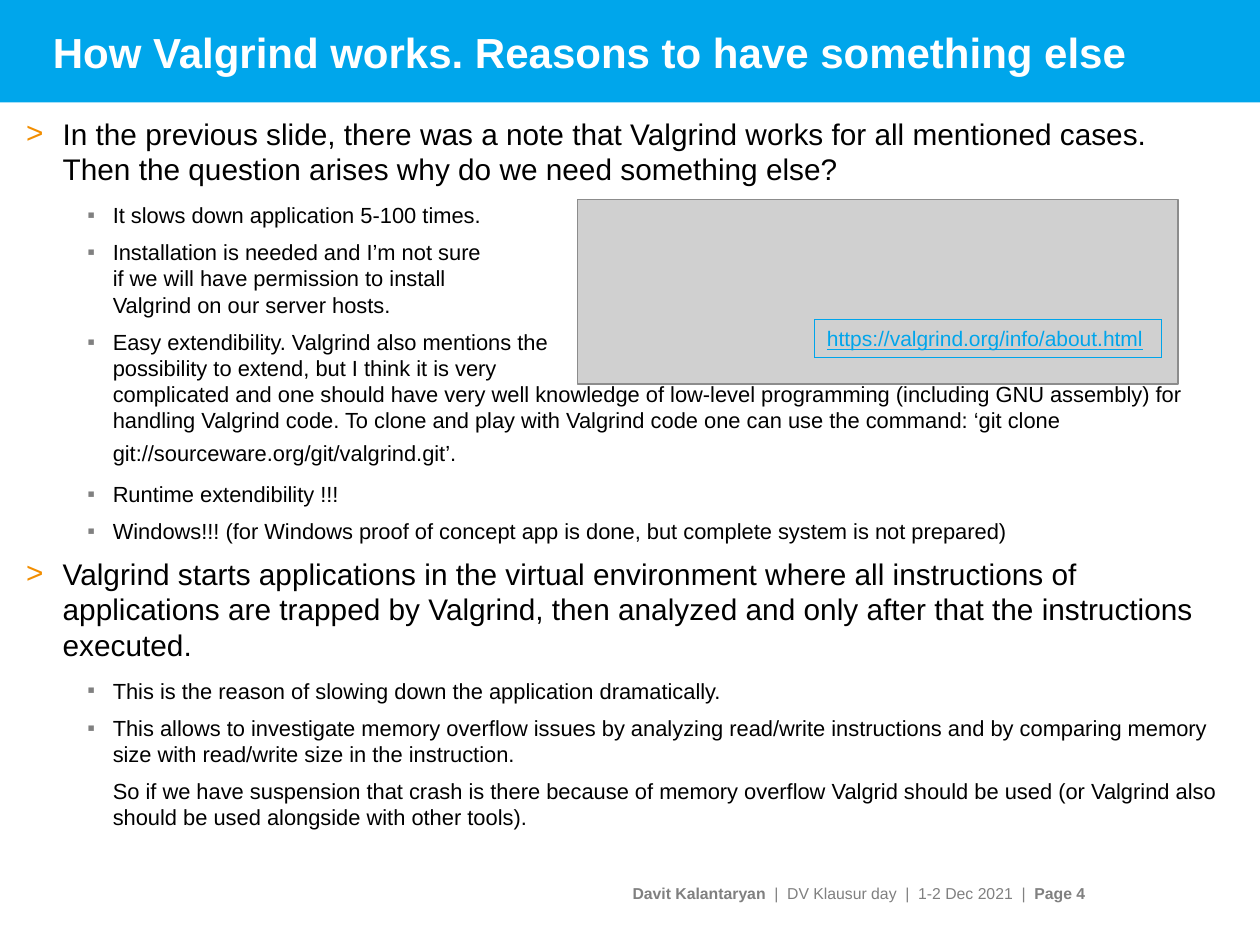
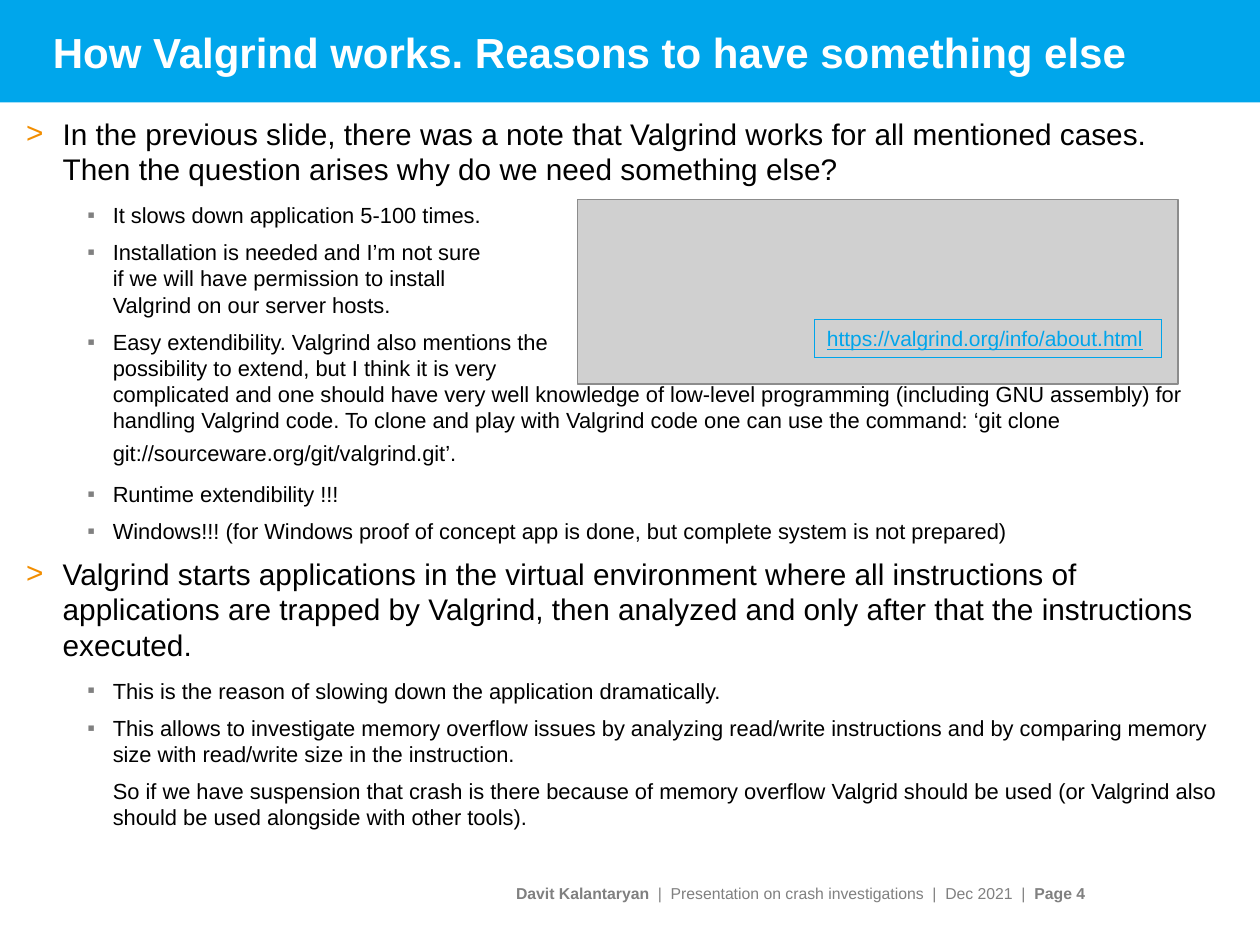
Before and after one commit to davitkalantaryan/old-crash_investigator, a slide deck: slide 4 of docs/crash_investigations.pptx. Drawn at 1260x945 pixels with LibreOffice and Linux fonts; fonts in the diff are those of the drawing; grey boxes stand for pictures; background and template pictures are left out. Boxes give left, top, right and bottom in pixels: in the first picture for what was removed or moved away, otherwise in the second. Text is boxed around its words. In the diff, an @@ line names an element or a change of style, - is before the commit and + after.

```diff
--- a/docs/crash_investigations.pptx
+++ b/docs/crash_investigations.pptx
@@ text at box(516, 887, 1085, 902): text changed @@
-Davit Kalantaryan | DV Klausur day | 1-2 Dec 2021 | Page 4
+Davit Kalantaryan | Presentation on crash investigations | Dec 2021 | Page 4
```
Also in this commit, not shown: 4 other slides changed, 3 other files.
